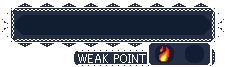
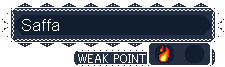
Layer changes from the first 225 x 67 image to the second:
added layer "Saffa" above "sES41サッファ.png" over bbox(22, 19, 59, 31)
